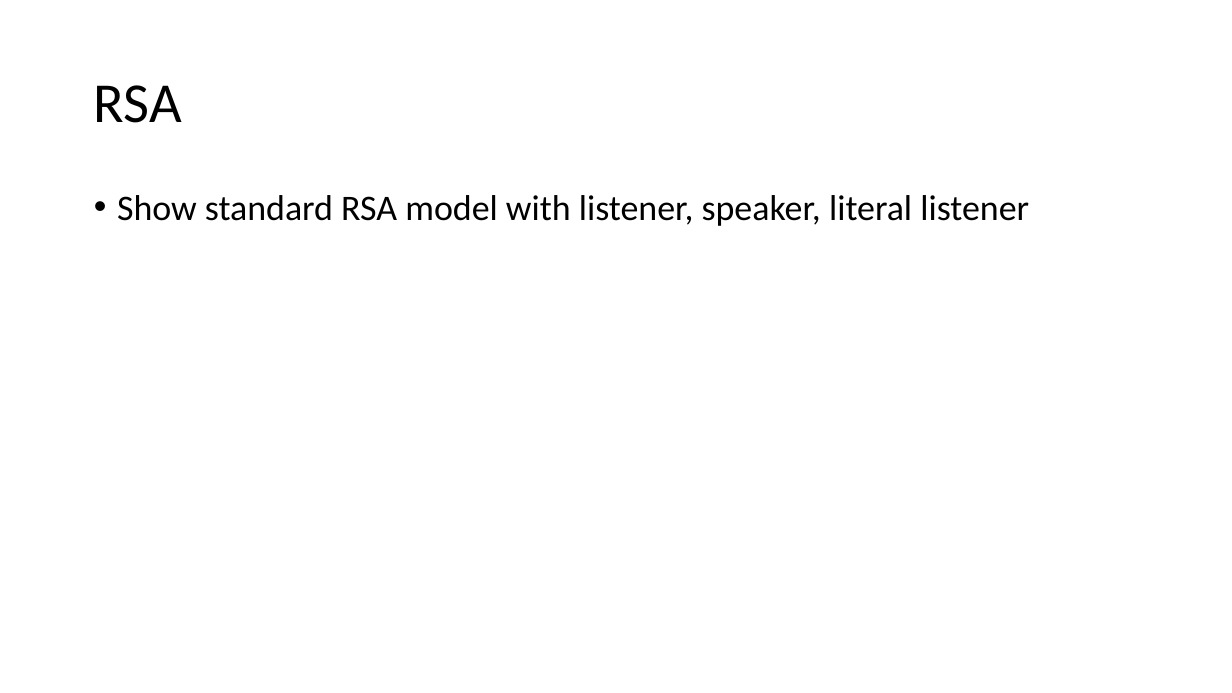
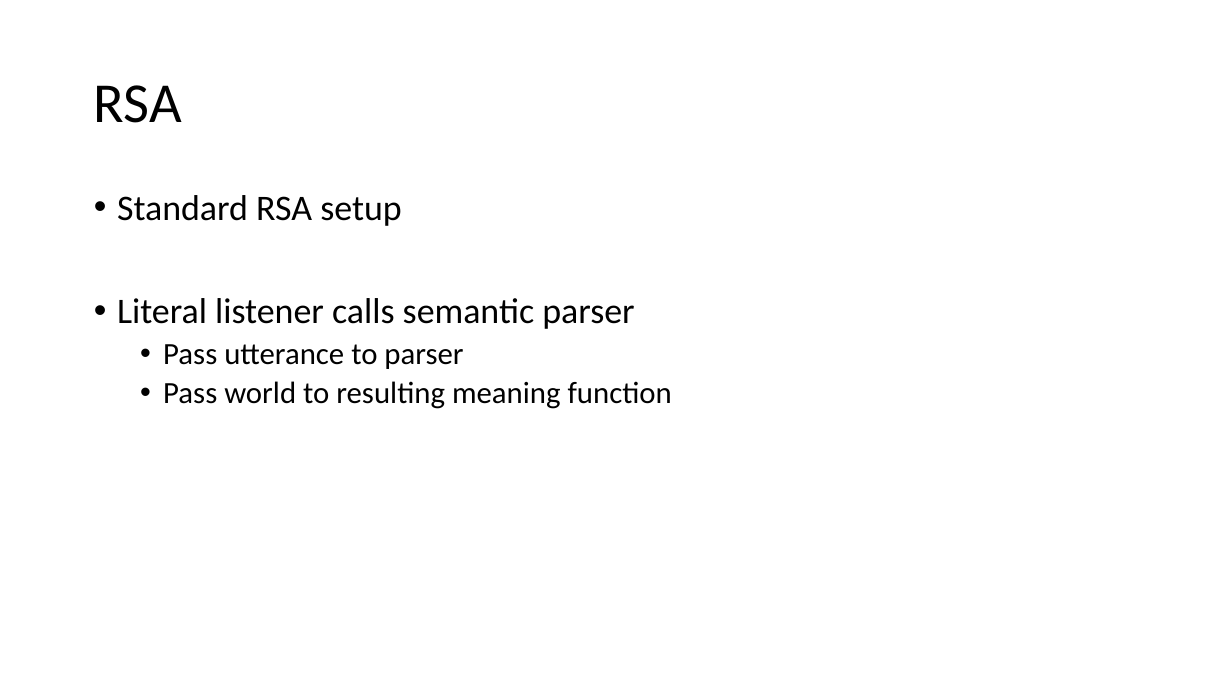
Before and after one commit to JsonFreeman/semppl, a slide deck: slide 4 of LabMeeting.pptx (slide 3 before the commit). Drawn at 1232x693 pixels with LibreOffice and Linux fonts; fonts in the diff are those of the drawing. Boxes give left, top, right and bottom in pixels: in the first picture for what was removed or moved away, otherwise in the second. Text is boxed around its words. In the diff, an @@ line names an element or a change of style, - is before the commit and + after.

```diff
--- a/LabMeeting.pptx
+++ b/LabMeeting.pptx
@@ text at (117,195,672,409): text changed; size 28 to 24 pt @@
-• Show standard RSA model with listener, speaker, literal listener
+• Standard RSA setup
+• Literal listener calls semantic parser
+  • Pass utterance to parser
+  • Pass world to resulting meaning function
```
Also in this commit, not shown: 7 other slides changed, 4 slides added, 1 slide removed.
